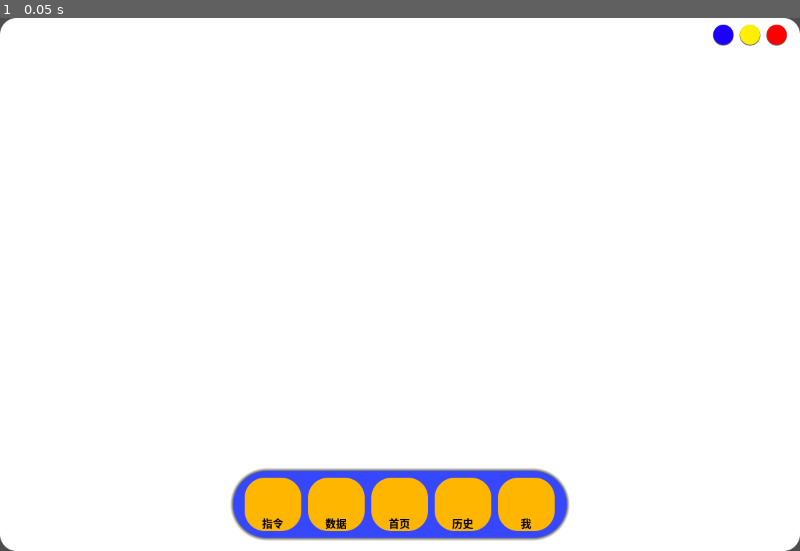
Above: before the commit, frame 1.
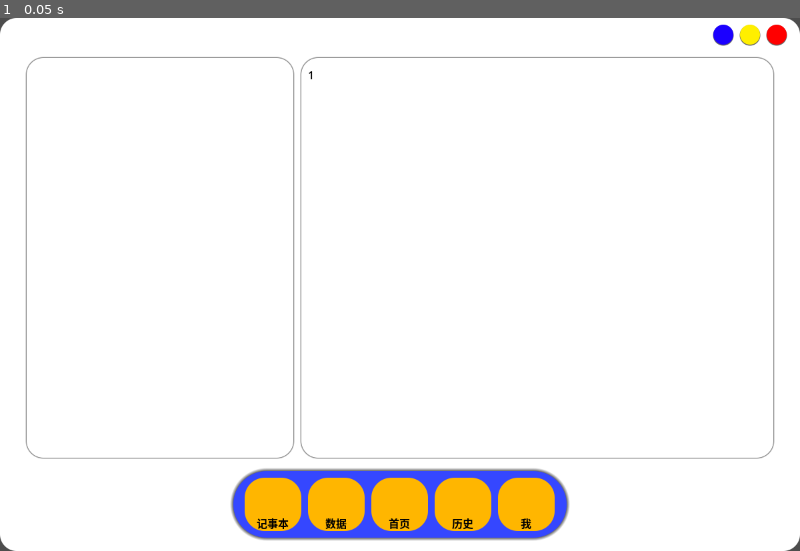
Above: after the commit, the same moment.

Repository: TimeAllIn/godot_tools
Game: Godot game, scene res://主场景.tscn
Two runs of this game, one before a commit and one after it. Both use one fixed random seed, a clock stepped at 60 frames per second and the inputs below.
Inputs:
- Up to frame 1 (0.05 s): no input

The runs differ from the first frame. In frame 1, 1.1% of the frame differs, in the area x 3-97%, y 7-96%.

Commit message:
记事本界面完善

Diff:
--- a/game/project.godot
+++ b/game/project.godot
@@ -10,10 +10,13 @@
 
 [application]
 
-config/name="我决定修仙"
+config/name="工具"
 run/main_scene="res://主场景.tscn"
 config/features=PackedStringArray("4.3", "Mobile")
 boot_splash/bg_color=Color(0, 0, 0, 0)
+boot_splash/show_image=false
+boot_splash/fullsize=false
+boot_splash/use_filter=false
 config/icon="res://icon.svg"
 
 [display]
--- a/game/主场景.tscn
+++ b/game/主场景.tscn
@@ -17,6 +17,24 @@
 corner_radius_bottom_right = 25
 corner_radius_bottom_left = 25
 corner_detail = 20
+
+[sub_resource type="StyleBoxFlat" id="StyleBoxFlat_5pony"]
+bg_color = Color(1, 1, 1, 1)
+corner_radius_top_left = 25
+corner_radius_top_right = 25
+corner_radius_bottom_right = 25
+corner_radius_bottom_left = 25
+corner_detail = 20
+shadow_size = 2
+
+[sub_resource type="StyleBoxFlat" id="StyleBoxFlat_l3p18"]
+bg_color = Color(0.6, 0.6, 0.6, 0)
+
+[sub_resource type="CodeHighlighter" id="CodeHighlighter_knsyd"]
+number_color = Color(0.7, 0.65625, 0, 1)
+symbol_color = Color(1, 0, 0, 1)
+function_color = Color(0.85625, 0, 1, 1)
+member_variable_color = Color(0, 0.925, 1, 1)
 
 [sub_resource type="StyleBoxFlat" id="StyleBoxFlat_34ajt"]
 bg_color = Color(0.6, 0.6, 0.6, 0)
@@ -86,7 +104,7 @@
 grow_horizontal = 2
 grow_vertical = 2
 
-[node name="指令" type="Panel" parent="页面合集"]
+[node name="记事本" type="Panel" parent="页面合集"]
 layout_mode = 1
 anchors_preset = 15
 anchor_right = 1.0
@@ -94,6 +112,70 @@
 grow_horizontal = 2
 grow_vertical = 2
 theme_override_styles/panel = SubResource("StyleBoxFlat_t3wok")
+
+[node name="列表" type="Panel" parent="页面合集/记事本"]
+layout_mode = 1
+anchors_preset = -1
+anchor_left = 0.0333333
+anchor_top = 0.075
+anchor_right = 0.366667
+anchor_bottom = 0.825
+grow_horizontal = 2
+grow_vertical = 2
+theme_override_styles/panel = SubResource("StyleBoxFlat_5pony")
+metadata/_edit_use_anchors_ = true
+
+[node name="容器滚动" type="ScrollContainer" parent="页面合集/记事本/列表"]
+layout_mode = 1
+anchors_preset = -1
+anchor_left = 0.05
+anchor_top = 0.0333333
+anchor_right = 0.95
+anchor_bottom = 0.966667
+grow_horizontal = 2
+grow_vertical = 2
+follow_focus = true
+horizontal_scroll_mode = 0
+vertical_scroll_mode = 3
+metadata/_edit_use_anchors_ = true
+
+[node name="容器" type="VBoxContainer" parent="页面合集/记事本/列表/容器滚动"]
+layout_mode = 2
+size_flags_horizontal = 3
+
+[node name="内容" type="Panel" parent="页面合集/记事本"]
+layout_mode = 1
+anchors_preset = -1
+anchor_left = 0.376667
+anchor_top = 0.075
+anchor_right = 0.966667
+anchor_bottom = 0.825
+grow_horizontal = 2
+grow_vertical = 2
+theme_override_styles/panel = SubResource("StyleBoxFlat_5pony")
+metadata/_edit_use_anchors_ = true
+
+[node name="编辑" type="CodeEdit" parent="页面合集/记事本/内容"]
+layout_mode = 1
+anchors_preset = -1
+anchor_left = 0.0141243
+anchor_top = 0.0166667
+anchor_right = 0.985876
+anchor_bottom = 0.983333
+grow_horizontal = 2
+grow_vertical = 2
+theme_override_colors/font_color = Color(0, 0, 0, 1)
+theme_override_colors/selection_color = Color(0, 0, 0, 1)
+theme_override_colors/font_selected_color = Color(1, 1, 1, 1)
+theme_override_colors/caret_color = Color(1, 0, 0, 1)
+theme_override_styles/normal = SubResource("StyleBoxFlat_l3p18")
+theme_override_colors/line_number_color = Color(0, 0, 0, 1)
+context_menu_enabled = false
+scroll_smooth = true
+syntax_highlighter = SubResource("CodeHighlighter_knsyd")
+highlight_all_occurrences = true
+gutters_draw_line_numbers = true
+metadata/_edit_use_anchors_ = true
 
 [node name="数据" type="Panel" parent="页面合集"]
 visible = false
@@ -228,6 +310,7 @@
 anchor_top = 0.85
 anchor_right = 0.708333
 anchor_bottom = 0.975
+offset_right = 0.000793457
 grow_horizontal = 2
 grow_vertical = 0
 theme_override_styles/panel = SubResource("StyleBoxFlat_f7p42")
@@ -243,14 +326,14 @@
 theme_override_constants/separation = 10
 alignment = 1
 
-[node name="指令生成" type="Panel" parent="菜单/容器"]
+[node name="记事本" type="Panel" parent="菜单/容器"]
 custom_minimum_size = Vector2(85, 80)
 layout_mode = 2
 size_flags_vertical = 4
 theme_override_styles/panel = SubResource("StyleBoxFlat_dpxjn")
 metadata/_edit_use_anchors_ = true
 
-[node name="文本" type="Label" parent="菜单/容器/指令生成"]
+[node name="文本" type="Label" parent="菜单/容器/记事本"]
 layout_mode = 1
 anchors_preset = -1
 anchor_top = 0.5
@@ -259,12 +342,13 @@
 grow_horizontal = 2
 grow_vertical = 0
 theme_override_colors/font_color = Color(0, 0, 0, 1)
-text = "指令"
+text = "记事本
+"
 horizontal_alignment = 1
 vertical_alignment = 2
 metadata/_edit_use_anchors_ = true
 
-[node name="纹理" type="AspectRatioContainer" parent="菜单/容器/指令生成"]
+[node name="纹理" type="AspectRatioContainer" parent="菜单/容器/记事本"]
 layout_mode = 1
 anchors_preset = -1
 anchor_right = 1.0
@@ -272,7 +356,7 @@
 grow_horizontal = 2
 metadata/_edit_use_anchors_ = true
 
-[node name="按钮" type="Button" parent="菜单/容器/指令生成"]
+[node name="按钮" type="Button" parent="菜单/容器/记事本"]
 clip_contents = true
 layout_mode = 1
 anchors_preset = 15
Not shown: 1 places in game/主场景.tscn that only renumber resources
